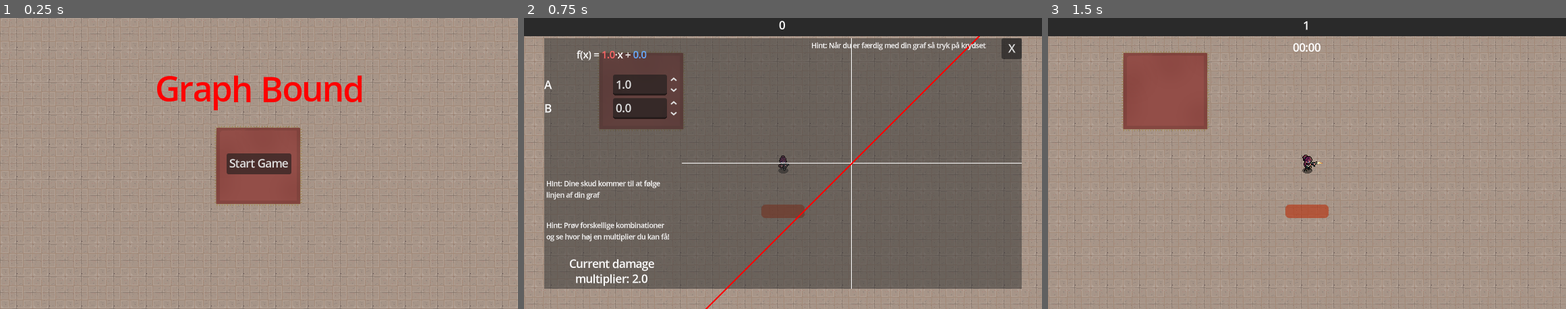
Above: before the commit, frames 1-3 (left to right).
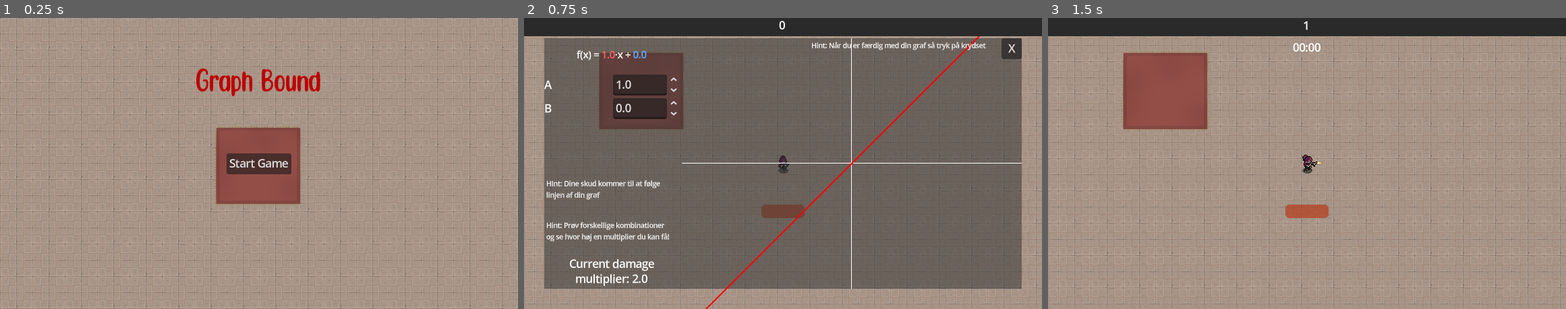
Above: after the commit, the same moments.

Repository: Sylvvs/CoopPuzzle
Game: Godot game, scene res://scenes/logic/scene_handler.tscn
The game is run twice, just before and just after one commit, with the same random seed, the same clock (stepped at 60 frames per second) and the same inputs. The engine's default icon, where the game draws it, is replaced by a stand-in: a white triangle on a blue panel in a dark square.
Inputs:
- Up to frame 1 (0.25 s): no input
- Up to frame 2 (0.75 s): click "Start Game" at 0.5 s
- Up to frame 3 (1.5 s): click "X" at 1.25 s

The runs differ from the first frame. In frame 1, 2.0% of the frame differs, in the area x 30-70%, y 17-32%; in frame 2, nothing differs; in frame 3, nothing differs.

Commit message:
FINAL PUSH (pt 1)

Diff:
--- a/scenes/startscreen.tscn
+++ b/scenes/startscreen.tscn
@@ -6,6 +6,7 @@
 [ext_resource type="Texture2D" uid="uid://0rert5llgek2" path="res://sprites/horror/Inside_C.png" id="2_q30ww"]
 [ext_resource type="Texture2D" uid="uid://dk856cynv2ved" path="res://sprites/horror/Inside_E.png" id="3_7nbyq"]
 [ext_resource type="Script" uid="uid://2tp8je2lqwq" path="res://scenes/button.gd" id="6_4ge0g"]
+[ext_resource type="FontFile" uid="uid://c8iu70m00hs48" path="res://Locanita.otf" id="7_g1ylw"]
 
 [sub_resource type="TileSetAtlasSource" id="TileSetAtlasSource_6g0no"]
 texture = ExtResource("1_7nbyq")
@@ -4175,8 +4176,10 @@
 offset_top = 73.0
 offset_right = 538.0
 offset_bottom = 140.0
-theme_override_colors/font_color = Color(1, 0, 0, 1)
+theme_override_colors/font_color = Color(0.7411765, 0, 0, 1)
+theme_override_fonts/font = ExtResource("7_g1ylw")
 theme_override_font_sizes/font_size = 48
 text = "Graph Bound"
+horizontal_alignment = 1
 
 [connection signal="pressed" from="Button" to="Button" method="_on_pressed"]
Binary file added: Locanita.otf
Not shown, added: Locanita.otf.import
Binary file added: SaintCarell.otf
Not shown, added: SaintCarell.otf.import
Not shown: 1 places in scenes/startscreen.tscn that only renumber resources
